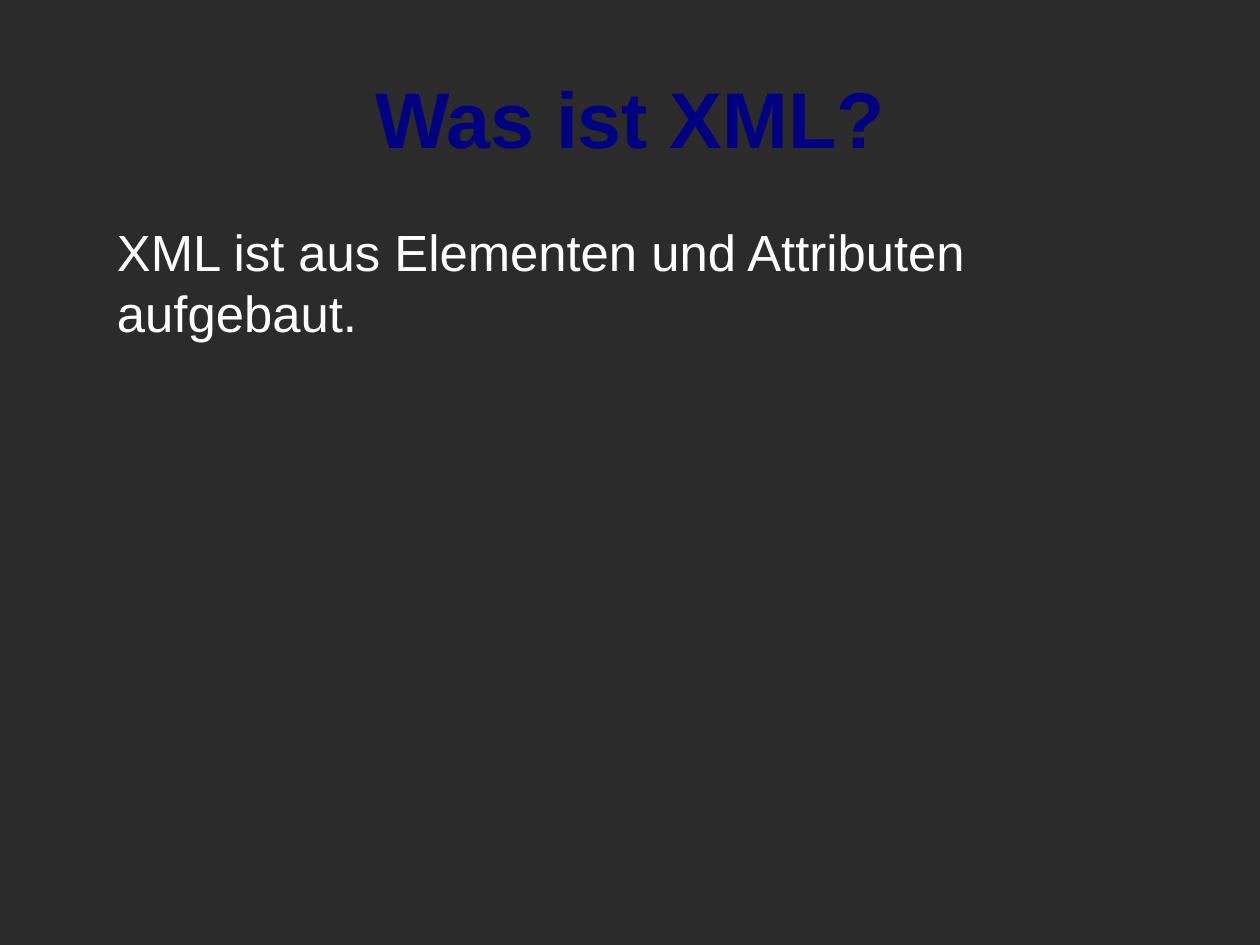
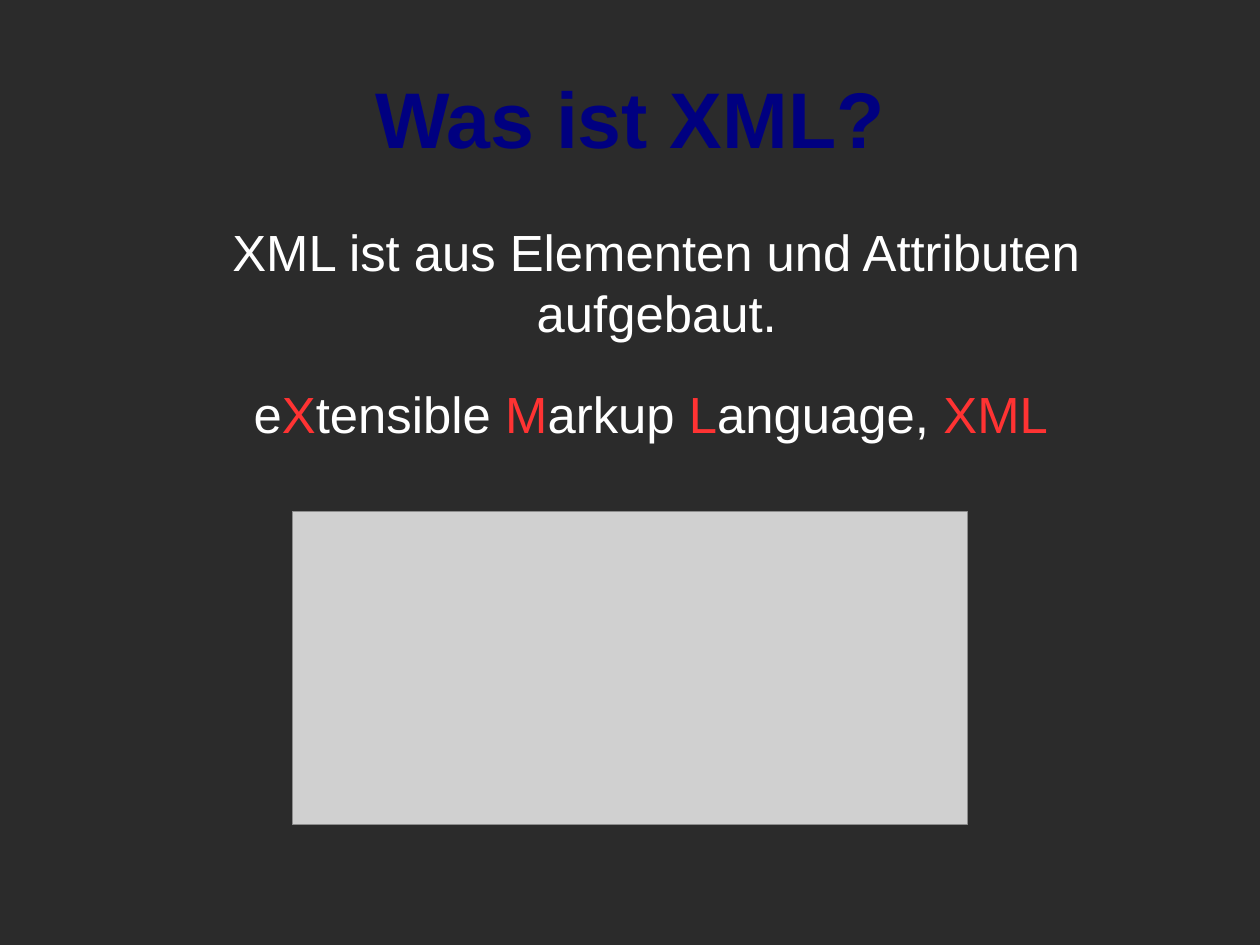
Before and after one commit to torkleyy/school-presentation, a slide deck: slide 4 of doc/presentation.odp. Drawn at 1260x945 pixels with LibreOffice and Linux fonts; fonts in the diff are those of the drawing; grey boxes stand for pictures; background and template pictures are left out; a plain dark background stands for a picture behind light text. Boxes give left, top, right and bottom in pixels: in the first picture for what was removed or moved away, otherwise in the second. Text is boxed around its words. In the diff, an @@ line names an element or a change of style, - is before the commit and + after.

Commit message:
Update presentation

```diff
--- a/doc/presentation.odp
+++ b/doc/presentation.odp
@@ text "XML ist aus Elementen und ..." at (232,234,1080,343): alignment left to centre @@
@@ text added at (254,396,1047,443), 32 pt, text #FFFFFF @@
+eXtensible Markup Language, XML
@@ picture added at (293,512,968,826) @@
```
Also in this commit, not shown: 3 slides added.
